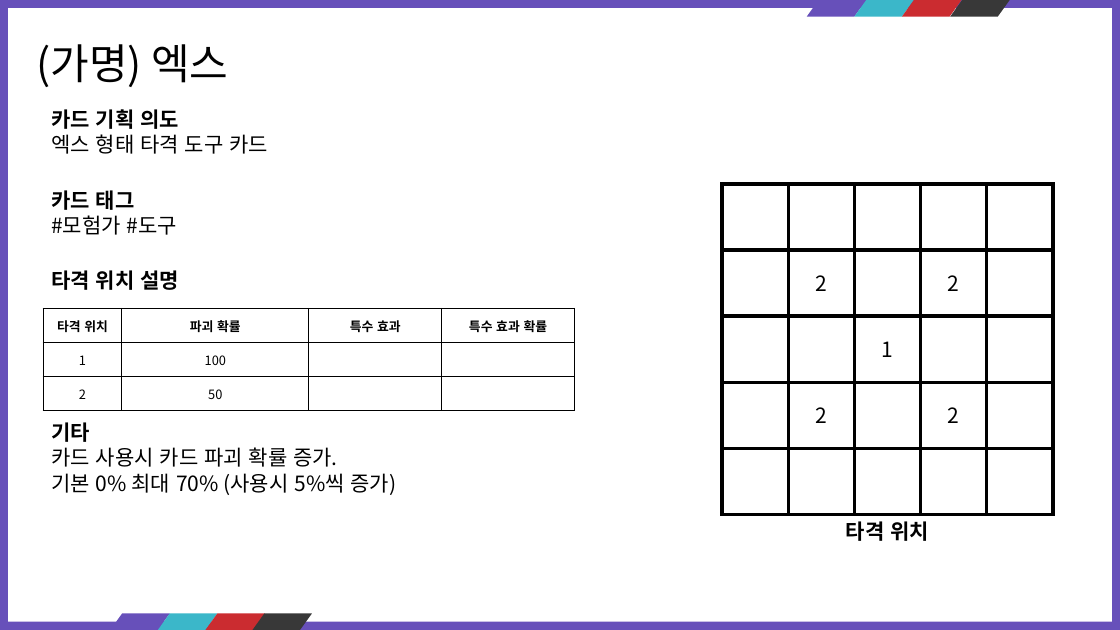
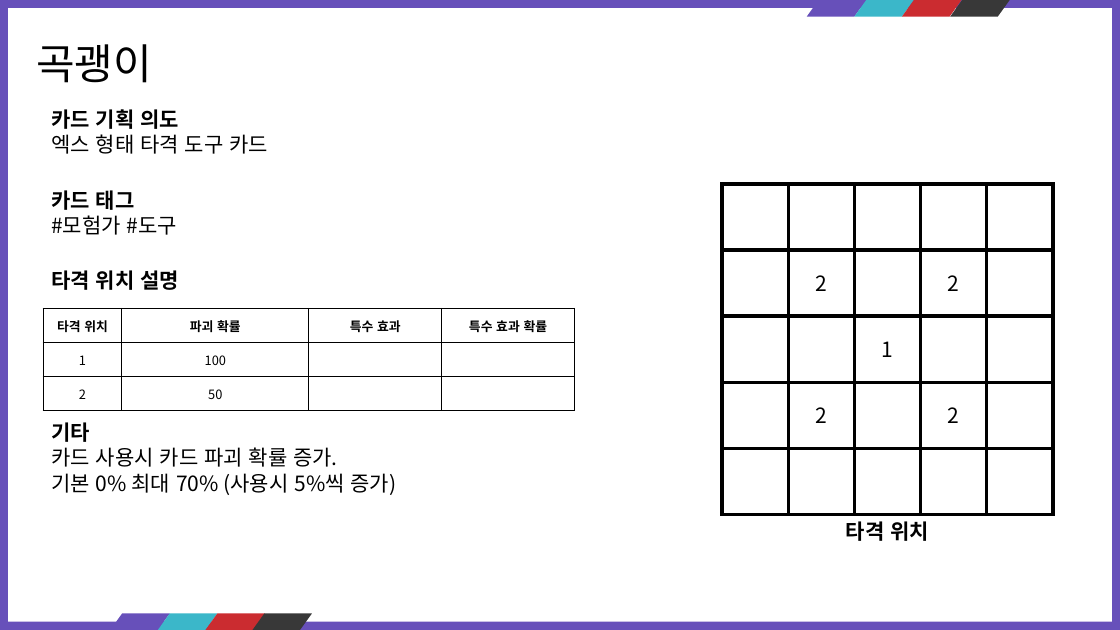
Before and after one commit to kauthor/FluffyDisdog, a slide deck: slide 15 of Plan/기획서/카드 정리.pptx. Drawn at 1120x630 pixels with LibreOffice and Linux fonts; fonts in the diff are those of the drawing. Boxes give left, top, right and bottom in pixels: in the first picture for what was removed or moved away, otherwise in the second. Text is boxed around its words. In the diff, an @@ line names an element or a change of style, - is before the commit and + after.

```diff
--- a/Plan/기획서/카드 정리.pptx
+++ b/Plan/기획서/카드 정리.pptx
@@ text at bbox=[36, 44, 152, 83]: text changed @@
-(가명) 엑스
+곡괭이
```
Also in this commit, not shown: 12 other slides changed, 1 other file.
